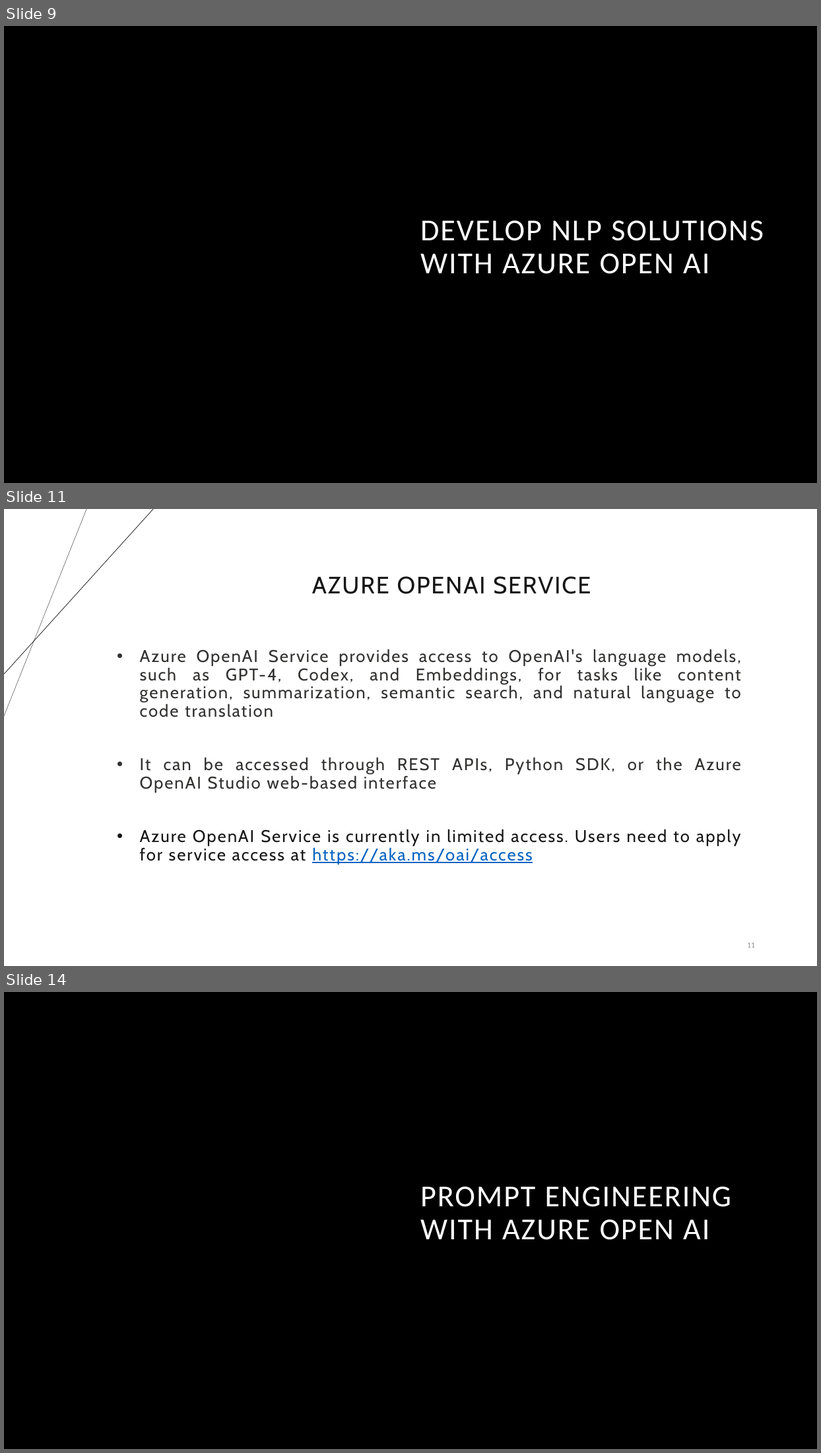
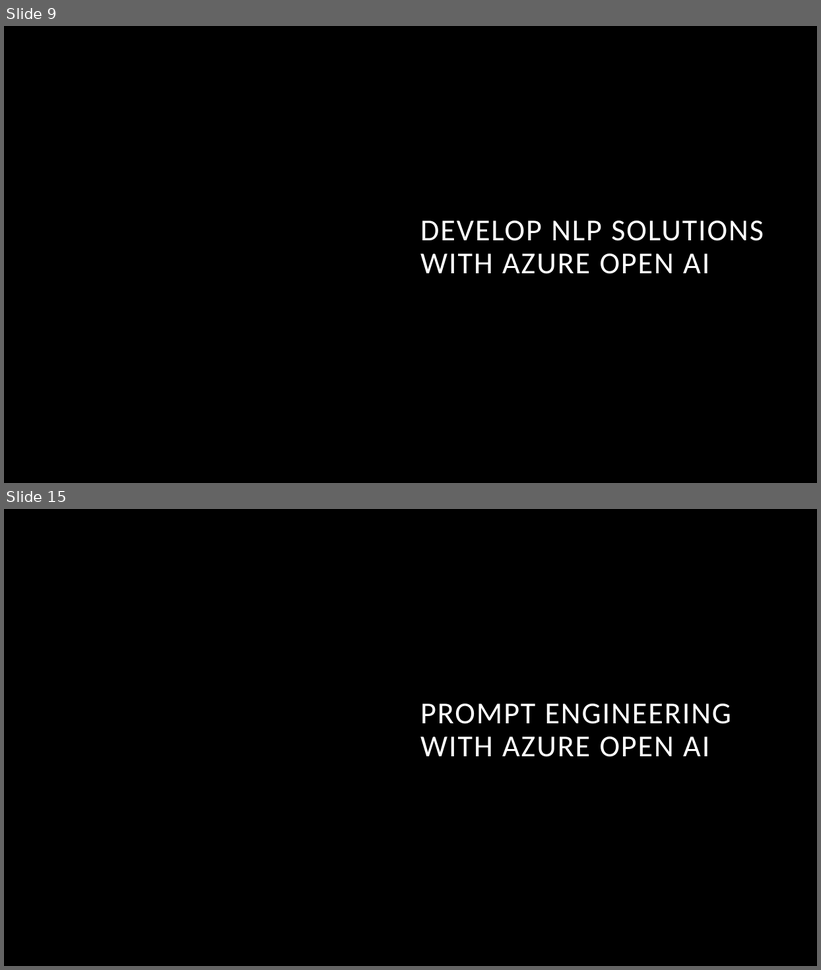
Before and after one commit to sujoy-saha/Develop-AI-solutions-with-Azure-AI, a slide deck: 6. Develop AI solutions with Azure OpenAI/Develop AI solutions with Azure OpenAI.pptx. Shown one above the other, each under a label of ours: slides 9, 11 and 14 before the commit, slides 9 and 15 after it; the slides between them are not shown. The pictures are 821x1453 and 821x970 pixels, drawn with LibreOffice and Linux fonts; fonts in the diff are those of the drawing; background and template pictures are left out. Boxes give left, top, right and bottom in pixels: in the first picture for what was removed or moved away, otherwise in the second. Text is boxed around its words. In the diff, an @@ line names an element or a change of style, - is before the commit and + after.

```diff
--- a/6. Develop AI solutions with Azure OpenAI/Develop AI solutions with Azure OpenAI.pptx
+++ b/6. Develop AI solutions with Azure OpenAI/Develop AI solutions with Azure OpenAI.pptx
@@ slide 11 removed at (4, 509, 817, 966), background #FFFFFF @@
@@ line removed from (86, 509) to (4, 716) @@
@@ line removed from (153, 509) to (4, 674) @@
@@ title removed at (312, 576, 591, 594) @@
-AZURE OPENAI SERVICE
@@ text removed at (140, 649, 741, 865) @@
-• Azure OpenAI Service provides access to OpenAI's language models, such as GPT-4, Codex, and Embeddings, for tasks like content generation, summarization, semantic search, and natural language to code translation
-• It can be accessed through REST APIs, Python SDK, or the Azure OpenAI Studio web-based interface
-• Azure OpenAI Service is currently in limited access. Users need to apply for service access at https://aka.ms/oai/access
@@ page number removed at (747, 943, 755, 948) @@
-11
@@ what was slide 14 is now slide 15 @@
```
Also in this commit, not shown: 8 slides changed, 4 slides added, 3 other slides removed, 2 other files.
